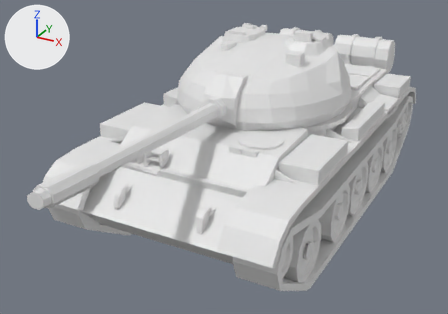
The glTF model web/public/pezzi/golan73_syrian_armor_0.glb as it was, and as the next commit left it.
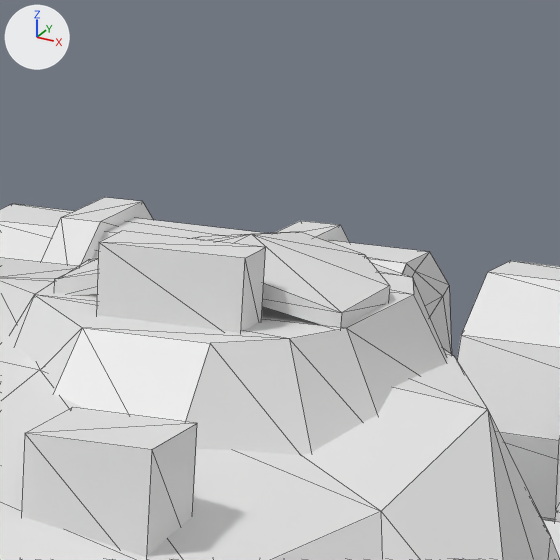
The first picture shows the older version from a camera (50 mm lens) standing at (0.602, -1.196, 0.734) and looking at (-0.031, -0.044, 0.158). The close-ups show the older and then the newer version on the part from 63% to 77% of the width and 2% to 22% of the height of that picture. Only the edits that show in the close-ups are written down. Every picture has the same lights, and +X, +Y and +Z are marked at upper left. The close-ups show mesh edges as thin lines. Materials are left out; every surface is plain grey. Vertices at exactly the same position are counted once.

Names of what the first close-up shows: 'geometry_0'.
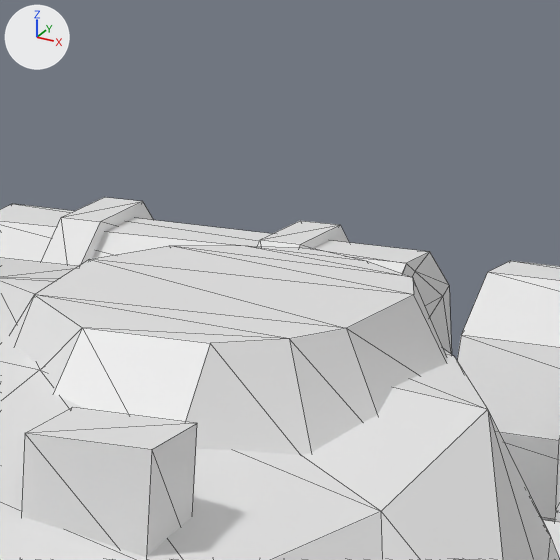
The newer file is also rescaled (x1.031) as a whole; pictures and numbers use the older file's frame.

Changed parts and their boxes [x1, y1, x2, y2] in the close-ups (560 x 560 px):
part 1 of me_geometry_0, deleted: before [54, 232, 389, 328]
part 2 of me_geometry_0, deleted: before [96, 231, 266, 333]

Patch to the scene script:
```diff
--- a/web/public/pezzi/golan73_syrian_armor_0.glb.py
+++ b/web/public/pezzi/golan73_syrian_armor_0.glb.py
@@ me_geometry_0 @@
 # used by ob_geometry_0; location = (0.0, 0.0, 0.0)
-me_geometry_0.from_pydata(...)  # 2163 vertices, 3922 faces; spans x -0.259..0.259, y -0.645..0.645, z 0.0..0.423
+me_geometry_0.from_pydata(...)  # 2120 vertices, 3852 faces; spans x -0.259..0.259, y -0.645..0.645, z 0.0..0.41
+# me_geometry_0 part 1: the loose piece of 18 vertices spanning x 0.039..0.119, y 0.145..0.218, z 0.403..0.417 is deleted
+# me_geometry_0 part 2: the loose piece of 8 vertices spanning x 0.058..0.098, y 0.127..0.142, z 0.401..0.423 is deleted
+# other edits to the shape of me_geometry_0 do not show in these pictures
```
